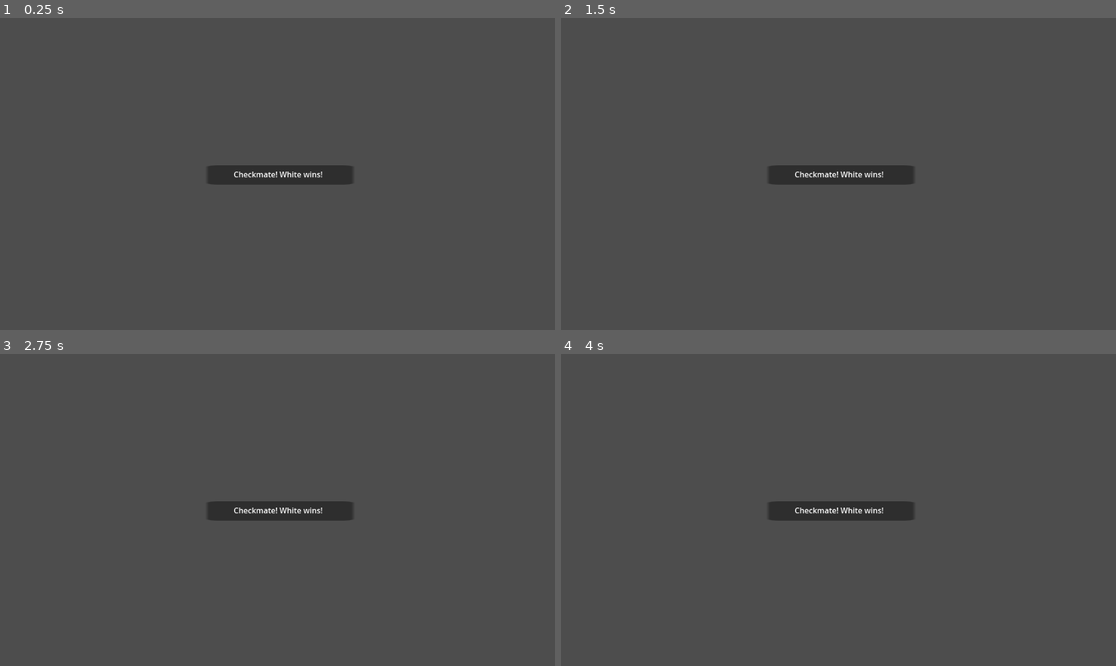
Above: before the commit, frames 1-4 (two rows, left to right).
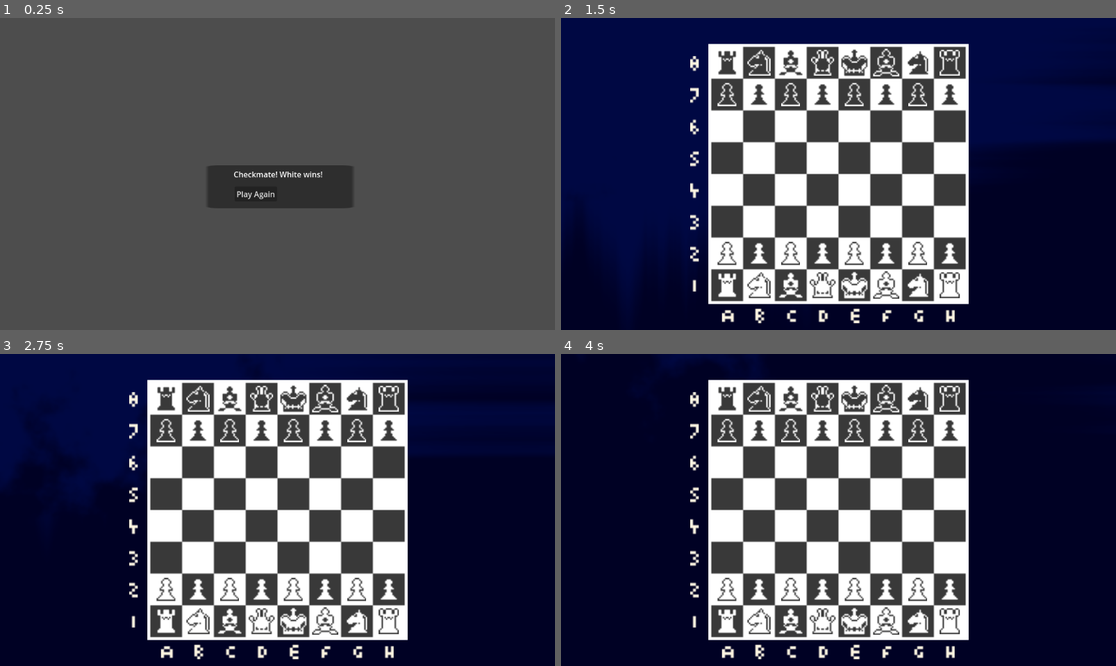
Above: after the commit, the same moments.

Repository: JIH7/chess_simulator
Game: Godot game, scene res://prefabs/GameOverScreen.tscn
Two runs of this game, one before a commit and one after it. Both use one fixed random seed, a clock stepped at 60 frames per second and the inputs below. This scene is started directly instead of the project's main scene.
Inputs (mouse positions are in pixels of both pictures, inside the frame that each line leads up to):
- Up to frame 1 (0.25 s): no input
- Up to frame 2 (1.5 s): click (816, 192) at 0.5 s, where only the run after the commit has a clickable "Play Again"; tap Enter at 1.25 s; move the mouse to (960, 158) at 1.27 s; click (960, 158) at 1.42 s
- Up to frame 3 (2.75 s): tap Space at 2 s; move the mouse to (166, 525) at 2.02 s; click (166, 525) at 2.17 s
- Up to frame 4 (4 s): move the mouse to (894, 441) at 2.77 s; click (894, 441) at 2.92 s; move the mouse to (810, 572) at 3.52 s; click (810, 572) at 3.67 s

The runs differ from the first frame. In frame 1, 1.9% of the frame differs, in the area x 37-64%, y 53-62%; in frame 2, 83%, in the area x 0-100%, y 0-100%; in frame 3, 83%; in frame 4, 83%.

Commit message:
Added reset game option

Diff:
--- a/prefabs/GameOverScreen.tscn
+++ b/prefabs/GameOverScreen.tscn
@@ -39,7 +39,24 @@
 offset_left = -146.0
 offset_top = -18.0
 offset_right = -106.0
-offset_bottom = 22.0
+offset_bottom = 71.0
 grow_horizontal = 2
 grow_vertical = 2
 scale = Vector2(7.57602, 1)
+
+[node name="PlayAgainButton" type="Button" parent="."]
+layout_mode = 1
+anchors_preset = 8
+anchor_left = 0.5
+anchor_top = 0.5
+anchor_right = 0.5
+anchor_bottom = 0.5
+offset_left = -89.0
+offset_top = 26.0
+offset_right = -1.0
+offset_bottom = 57.0
+grow_horizontal = 2
+grow_vertical = 2
+text = "Play Again"
+
+[connection signal="pressed" from="PlayAgainButton" to="." method="_on_play_again_button_pressed"]
--- a/project.godot
+++ b/project.godot
@@ -12,7 +12,7 @@
 
 config/name="Chess2"
 run/main_scene="res://main.tscn"
-config/features=PackedStringArray("4.2", "GL Compatibility")
+config/features=PackedStringArray("4.3", "GL Compatibility")
 config/icon="res://icon.svg"
 
 [autoload]
--- a/scripts/game_over_menu.gd
+++ b/scripts/game_over_menu.gd
@@ -1,6 +1,14 @@
 extends Node
 
 @onready var text: Label = $Label
+var playAgainButton
+
+func _ready() -> void:
+	playAgainButton = $PlayAgainButton
 
 func setText(val):
 	text.text = val
+
+func _on_play_again_button_pressed():
+	SignalBus.newGame()
+	get_tree().change_scene_to_file("res://main.tscn")
--- a/scripts/signal_bus.gd
+++ b/scripts/signal_bus.gd
@@ -25,6 +25,12 @@
 	kings = [null, null]
 	connect("move_here", _lockOutPlayers)
 	connect("move_complete", _changeTurns)
+
+func newGame():
+	activePlayer = WHITE
+	actionState = WHITE
+	checks = Array()
+	kings = [null, null]
 
 func lockGame():
 	_lockOutPlayers(0, 0)
